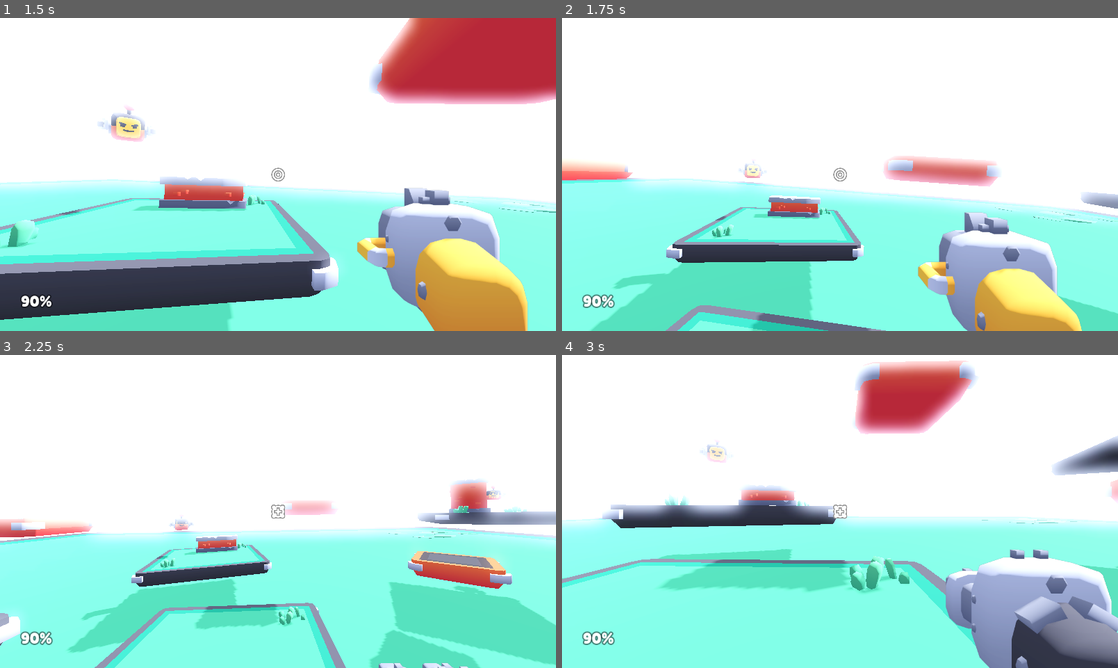
Above: before the commit, frames 1-4 (two rows, left to right).
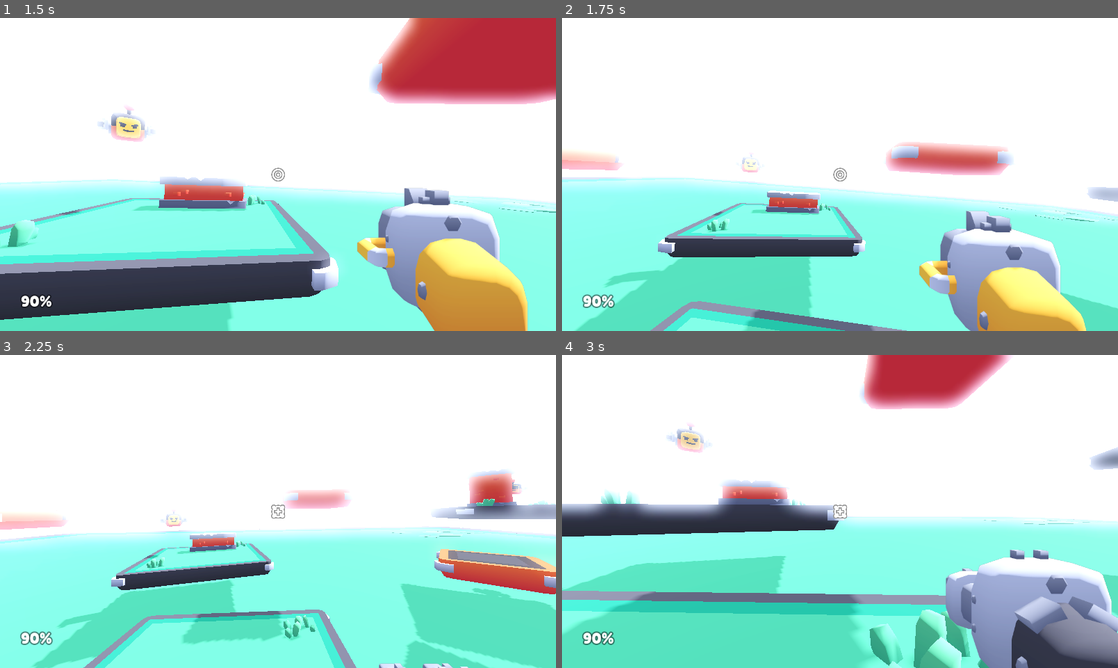
Above: after the commit, the same moments.

Repository: Edacth/recoil
Game: Godot game, scene res://scenes/main.tscn
Same seed, same stepped clock (60 frames per second), same inputs: the game is played once before the commit and once after it.
Inputs (mouse positions are in pixels of both pictures, inside the frame that each line leads up to):
- Up to frame 1 (1.5 s): move the mouse to (305, 174) at 0.52 s; hold W (move_forward) from 0.53 s (still down); tap Shift (drag_cloak, bound only after the commit) at 0.6 s; tap Space (jump) at 0.77 s; move the mouse to (250, 174) at 1.27 s; click (250, 174) at 1.35 s
- Up to frame 2 (1.75 s): keep holding W (move_forward); tap Space (jump) at 1.52 s; tap Shift (drag_cloak, bound only after the commit) at 1.55 s
- Up to frame 3 (2.25 s): keep holding W (move_forward); move the mouse to (289, 505) at 2.02 s; tap E (weapon_toggle) at 2.1 s
- Up to frame 4 (3 s): keep holding W (move_forward); tap Shift (drag_cloak, bound only after the commit) at 2.3, 2.85 s; move the mouse to (834, 517) at 2.77 s

Frame 1 is identical in both runs. In frame 2, 12% of the frame differs, in the area x 0-100%, y 39-100%; in frame 3, 15%; in frame 4, 30%, in the area x 0-100%, y 0-100%.

Commit message:
Add drag cloak

Diff:
--- /dev/null
+++ b/prefabs/player/drag_cloak.gd
@@ -0,0 +1,41 @@
+extends Node
+class_name DragCloak
+
+@onready var audio_stream_player:= $AudioStreamPlayer as AudioStreamPlayer
+
+var is_active := false
+var knockback_drag_factor := 0.98
+var gravity_drag_factor := 0.4
+
+func activate():
+	is_active = true
+	audio_stream_player.play()
+
+
+func deactivate():
+	is_active = false
+	audio_stream_player.stop()
+
+
+
+func applyKnockbackDragIfActive(influence:float) -> float:
+	if (is_active):
+		return applyKnockbackDrag(influence)
+	return influence
+
+func applyKnockbackDrag(influence: float) -> float:
+	return influence * knockback_drag_factor
+
+
+func applyGravityDragIfActive(influence:float) -> float:
+	if (is_active):
+		return applyGravityDrag(influence)
+	return influence
+
+func applyGravityDrag(influence: float) -> float:
+	return influence * gravity_drag_factor
+
+
+#func _process(delta):
+#	if is_active:
+#		audio_stream_player.
--- a/prefabs/player/gravity_influence.gd
+++ b/prefabs/player/gravity_influence.gd
@@ -5,6 +5,7 @@
 @export var jump_strength = 7
 
 var player: Player
+var drag_cloak: DragCloak
 
 var influence: float = 0.0
 var jumps_remaining: int = 2
@@ -12,13 +13,14 @@
 var downward_pull := 15
 
 
-func init(player: Player):
+func init(player: Player, drag_cloak:DragCloak):
 	self.player = player
+	self.drag_cloak = drag_cloak
 
 
 func handle_gravity(delta):
 	influence -= downward_pull * delta
-	influence = clamp(influence, -6, 10000)
+	influence = clamp(influence, -8, 10000)
 
 	if influence < 0 and player.is_on_floor():
 		jumps_remaining = 2
@@ -36,4 +38,4 @@
 
 
 func get_influence() -> float:
-	return influence
+	return drag_cloak.applyGravityDragIfActive(influence)
--- a/prefabs/player/knockback_influence.gd
+++ b/prefabs/player/knockback_influence.gd
@@ -2,10 +2,19 @@
 class_name KnockbackInfluence
 
 var total_influence: Vector3 = Vector3.ZERO
+var drag_cloak: DragCloak
+
+
+func init(drag_cloak:DragCloak) -> void:
+	self.drag_cloak = drag_cloak
+
+
 
 func handle_influence(delta):
+	print(delta)
 	var length = total_influence.length()
 	var new_length = clampf(length - 20 * delta, 0, 1.79769e308)
+	new_length = drag_cloak.applyKnockbackDragIfActive(new_length)
 	total_influence = total_influence.normalized() * new_length
 #	print(new_length)
 
--- a/prefabs/player/player.gd
+++ b/prefabs/player/player.gd
@@ -1,7 +1,7 @@
 extends CharacterBody3D
 class_name Player
 
-@export_subgroup("Properties")
+#@export_subgroup("Properties")
 @export var movement_speed = 5
 
 @export_subgroup("Weapons")
@@ -37,12 +37,14 @@
 @onready var blaster_cooldown = $Cooldown
 @onready var gravity_influence:= $GravityInfluence as GravityInfluence
 @onready var knockback_influence:= $KnockbackInfluence as KnockbackInfluence
+@onready var drag_cloak := $DragCloak as DragCloak
 
 @export var crosshair:TextureRect
 
 
 func _ready():
-	gravity_influence.init(self)
+	gravity_influence.init(self, drag_cloak)
+	knockback_influence.init(drag_cloak)
 
 	Input.mouse_mode = Input.MOUSE_MODE_CAPTURED
 	initiate_change_weapon(weapon_index)
@@ -62,8 +64,7 @@
 	applied_velocity = movement_velocity + knockback_velocity
 
 	var gravity_velocity = gravity_influence.get_influence()
-#	if (gravity_velocity < 0 && knockback_velocity.y > 0):
-#		gravity_velocity = clampf(gravity_velocity, 0, 10000)
+
 
 	applied_velocity.y += gravity_velocity
 #	applied_velocity += knockback_velocity
@@ -131,6 +132,12 @@
 	# Weapon switching
 	action_weapon_toggle()
 
+	if Input.is_action_just_pressed("drag_cloak"):
+		drag_cloak.activate()
+
+	if Input.is_action_just_released("drag_cloak"):
+		drag_cloak.deactivate()
+
 
 func action_shoot(delta):
 	if !blaster_cooldown.is_stopped(): return # Cooldown for shooting
--- a/prefabs/player/player.tscn
+++ b/prefabs/player/player.tscn
@@ -8,6 +8,8 @@
 [ext_resource type="AudioStream" uid="uid://cydjn1ct3hps2" path="res://sounds/walking.ogg" id="6_2ghku"]
 [ext_resource type="Script" path="res://prefabs/player/gravity_influence.gd" id="7_q2qma"]
 [ext_resource type="Script" path="res://prefabs/player/knockback_influence.gd" id="8_aagoc"]
+[ext_resource type="Script" path="res://prefabs/player/drag_cloak.gd" id="9_o21ly"]
+[ext_resource type="AudioStream" uid="uid://jhdqyafx5w62" path="res://sounds/Wind.ogg" id="10_xudqs"]
 
 [sub_resource type="CapsuleShape3D" id="CapsuleShape3D_gdq8c"]
 radius = 0.3
@@ -83,3 +85,9 @@
 
 [node name="KnockbackInfluence" type="Node" parent="."]
 script = ExtResource("8_aagoc")
+
+[node name="DragCloak" type="Node" parent="."]
+script = ExtResource("9_o21ly")
+
+[node name="AudioStreamPlayer" type="AudioStreamPlayer" parent="DragCloak"]
+stream = ExtResource("10_xudqs")
--- a/project.godot
+++ b/project.godot
@@ -106,6 +106,11 @@
 , Object(InputEventJoypadButton,"resource_local_to_scene":false,"resource_name":"","device":-1,"button_index":10,"pressure":0.0,"pressed":true,"script":null)
 ]
 }
+drag_cloak={
+"deadzone": 0.5,
+"events": [Object(InputEventKey,"resource_local_to_scene":false,"resource_name":"","device":-1,"window_id":0,"alt_pressed":false,"shift_pressed":false,"ctrl_pressed":false,"meta_pressed":false,"pressed":false,"keycode":0,"physical_keycode":4194325,"key_label":0,"unicode":0,"echo":false,"script":null)
+]
+}
 
 [rendering]
 
Not shown: 1 places in prefabs/player/player.tscn that only renumber resources
Not shown, added: sounds/Wind.ogg.import
Not shown, added: sounds/Wind.ogg
